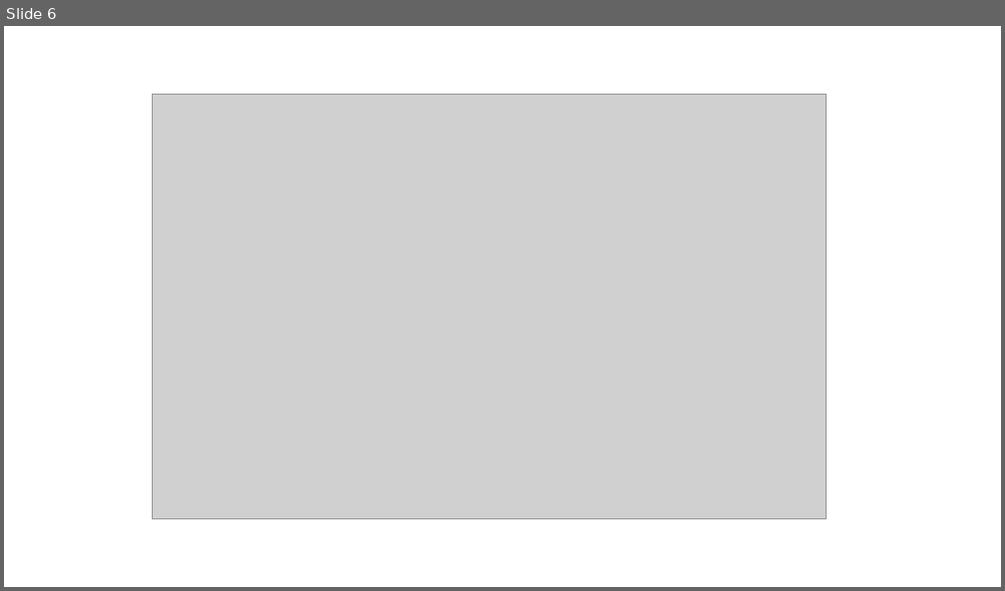
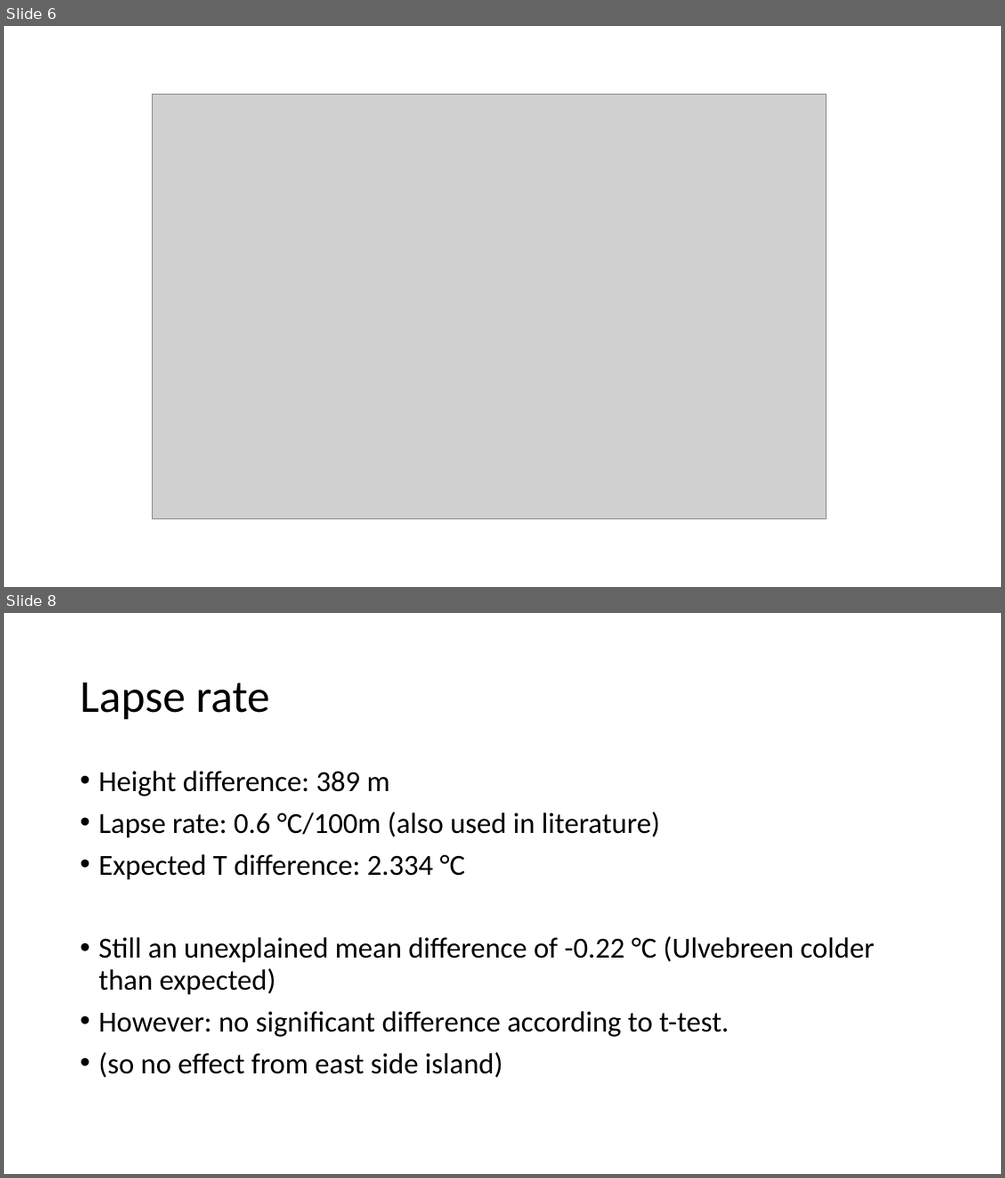
Before and after one commit to IsoldeGlissenaar/MAIO_project, a slide deck: presentatie/plaatjes.pptx. Shown one above the other, each under a label of ours: slide 6 before the commit, slides 6 and 8 after it; the slides between them are not shown. The pictures are 1005x591 and 1005x1178 pixels, drawn with LibreOffice and Linux fonts; fonts in the diff are those of the drawing; grey boxes stand for pictures. Boxes give left, top, right and bottom in pixels: in the first picture for what was removed or moved away, otherwise in the second. Text is boxed around its words. In the diff, an @@ line names an element or a change of style, - is before the commit and + after.

```diff
--- a/presentatie/plaatjes.pptx
+++ b/presentatie/plaatjes.pptx
@@ slide 8 added at box(4, 613, 1001, 1174), background #FFFFFF @@
@@ title added at box(80, 682, 270, 720), 44 pt, text #000000 @@
+Lapse rate
@@ text added at box(98, 771, 874, 1078), 28 pt, text #000000 @@
+• Height difference: 389 m
+• Lapse rate: 0.6 °C/100m (also used in literature)
+• Expected T difference: 2.334 °C
+• Still an unexplained mean difference of -0.22 °C (Ulvebreen colder than expected)
+• However: no significant difference according to t-test.
+• (so no effect from east side island)
```
Also in this commit, not shown: 3 other slides added, 4 other files.
